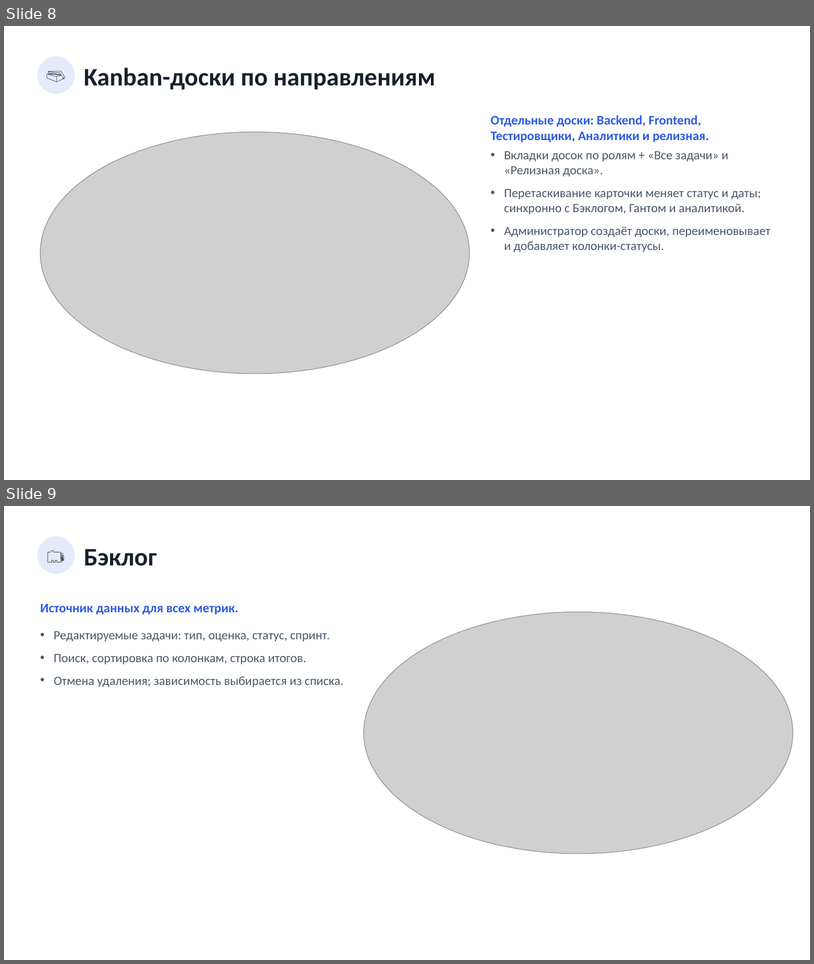
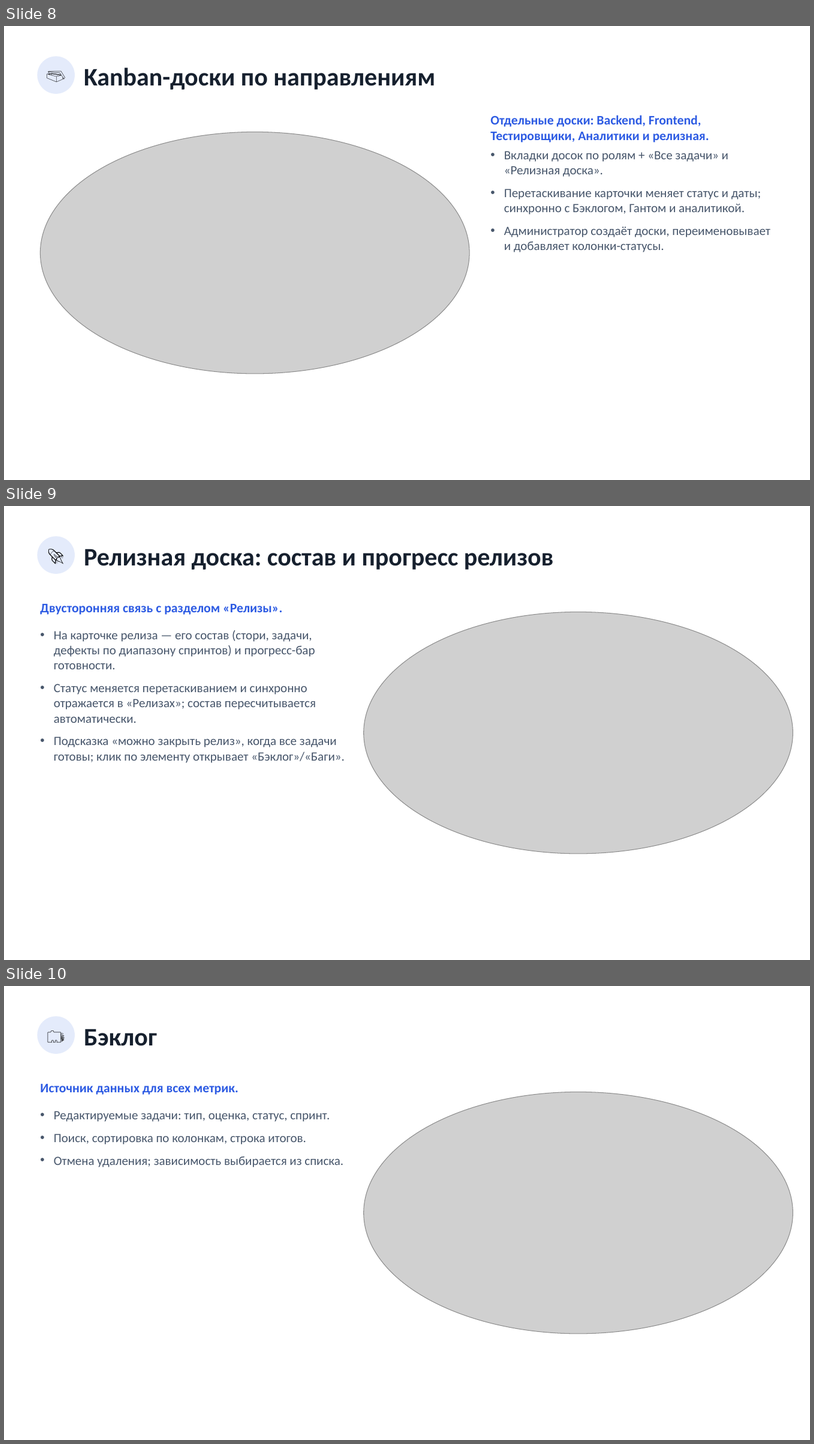
Before and after one commit to neoandrey1985/Planirovanie, a slide deck: Презентация_приложения.pptx. Shown one above the other, each under a label of ours: slides 8 and 9 before the commit, slides 8, 9 and 10 after it. The pictures are 814x964 and 814x1444 pixels, drawn with LibreOffice and Linux fonts; fonts in the diff are those of the drawing; grey boxes stand for pictures. Boxes give left, top, right and bottom in pixels: in the first picture for what was removed or moved away, otherwise in the second. Text is boxed around its words. In the diff, an @@ line names an element or a change of style, - is before the commit and + after.

```diff
--- a/Презентация_приложения.pptx
+++ b/Презентация_приложения.pptx
@@ slide 9 added at <box>4,506,810,960</box>, background #FFFFFF @@
@@ ellipse added at <box>37,536,75,574</box>, fill #E4EBFB @@
@@ text added at <box>37,536,75,574</box>, 20 pt, text #000000 @@
+🚀
@@ text added at <box>84,549,554,570</box>, 30 pt, text #16202E, bold @@
+Релизная доска: состав и прогресс релизов
@@ text added at <box>40,604,282,615</box>, 15.5 pt, text #2D5BE3, bold @@
+Двусторонняя связь с разделом «Релизы».
@@ picture added at <box>364,612,794,853</box> @@
@@ text added at <box>54,630,345,763</box>, 15 pt, text #47566B @@
+• На карточке релиза — его состав (стори, задачи, дефекты по диапазону спринтов) и прогресс-бар готовности.
+• Статус меняется перетаскиванием и синхронно отражается в «Релизах»; состав пересчитывается автоматически.
+• Подсказка «можно закрыть релиз», когда все задачи готовы; клик по элементу открывает «Бэклог»/«Баги».
@@ what was slide 9 is now slide 10 @@
```
Also in this commit, not shown: 4 slides changed, 6 other files.
